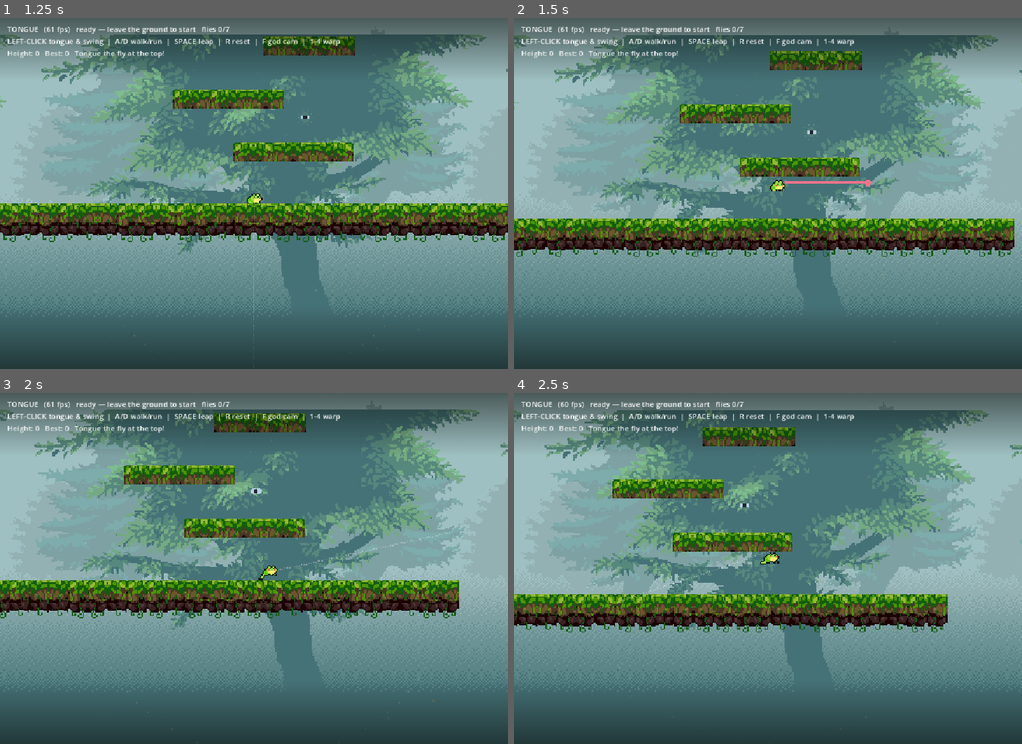
Above: before the commit, frames 1-4 (two rows, left to right).
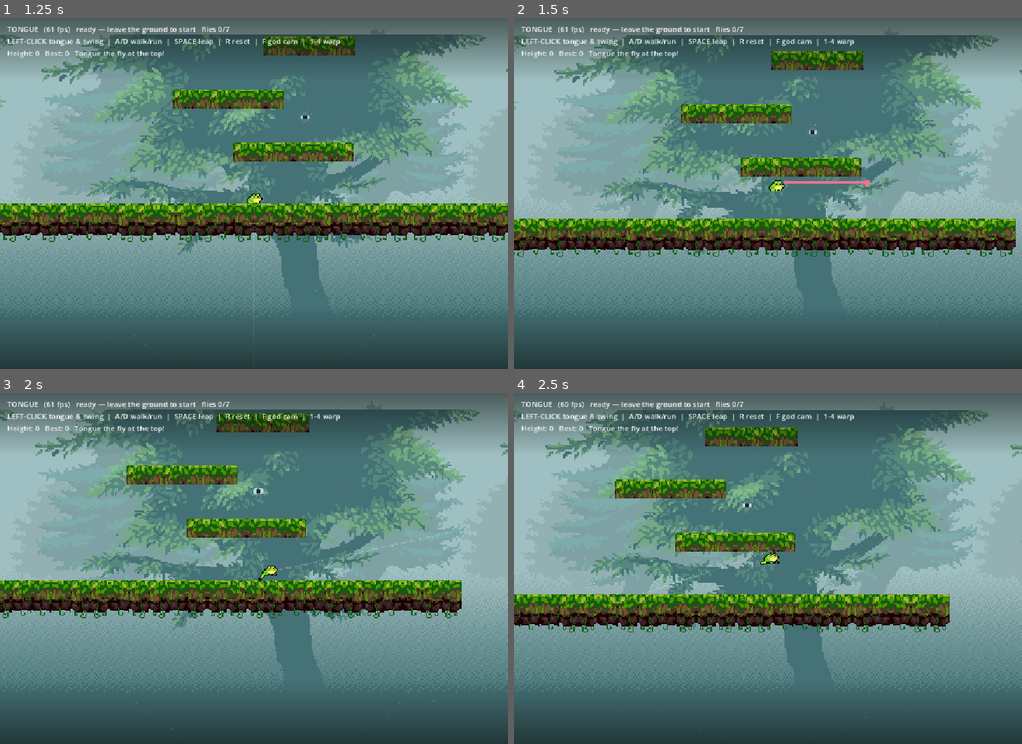
Above: after the commit, the same moments.

Repository: asg86260/Tongue
Game: Godot game, scene res://Title.tscn
The game is run twice, just before and just after one commit, with the same random seed, the same clock (stepped at 60 frames per second) and the same inputs.
Inputs (mouse positions are in pixels of both pictures, inside the frame that each line leads up to):
- Up to frame 1 (1.25 s): click "Play" at 0.5 s
- Up to frame 2 (1.5 s): tap Enter at 1.25 s; move the mouse to (879, 175) at 1.27 s; hold D (move_right) from 1.28 s (still down); hold Space (jump) from 1.28 s (still down); click (879, 175) at 1.42 s
- Up to frame 3 (2 s): keep holding D (move_right); keep holding Space (jump)
- Up to frame 4 (2.5 s): move the mouse to (666, 586) at 2.02 s; release D (move_right) at 2.03 s; release Space (jump) at 2.03 s; hold S (move_down) from 2.03 s (still down); click (666, 586) at 2.1 s; tap Space (jump) at 2.27, 2.3 s

Frame 1 is identical in both runs. In frame 2, 7.0% of the frame differs, in the area x 0-99%, y 4-74%; in frame 3, 8.8%, in the area x 0-100%, y 4-77%; in frame 4, 8.5%.

Commit message:
Cap horizontal takeoff speed (tame hot running jumps)
Clamp linear_velocity.x to JUMP_HSPEED_MAX (220) right after the jump kick, and
drop JUMP_DIR 150->110, so a running directional jump no longer launches at ~365
px/s sideways.

Co-Authored-By: Claude Opus 4.8 <noreply@anthropic.com>

Diff:
--- a/Player.gd
+++ b/Player.gd
@@ -19,7 +19,8 @@
 const BODY_MASS := 1.0
 const TONGUE_SPEED := 2600.0 # px/sec the tongue shoots out & retracts (its travel time)
 const JUMP_IMPULSE := 560.0  # frog-leap takeoff speed (px/s upward)
-const JUMP_DIR := 150.0      # horizontal kick added to a leap when holding A/D
+const JUMP_DIR := 110.0      # horizontal kick added to a leap when holding A/D
+const JUMP_HSPEED_MAX := 220.0 # cap on horizontal takeoff speed (tames a running jump)
 const WALK_SPEED := 95.0     # ground stroll
 const RUN_SPEED := 215.0     # ground sprint (hold A/D)
 const GROUND_ACCEL := 1400.0 # how fast ground speed ramps (px/s^2)
@@ -266,6 +267,8 @@
 	if jump and not jump_was and grounded:
 		linear_velocity.y = -JUMP_IMPULSE
 		linear_velocity.x += ix * JUMP_DIR   # directional hop when holding A/D
+		# cap the horizontal takeoff so a running jump doesn't launch too hot
+		linear_velocity.x = clampf(linear_velocity.x, -JUMP_HSPEED_MAX, JUMP_HSPEED_MAX)
 		if attached:
 			# let the rope breathe so the spring doesn't instantly yank you back down
 			rest_len = max(rest_len, global_position.distance_to(anchor))
